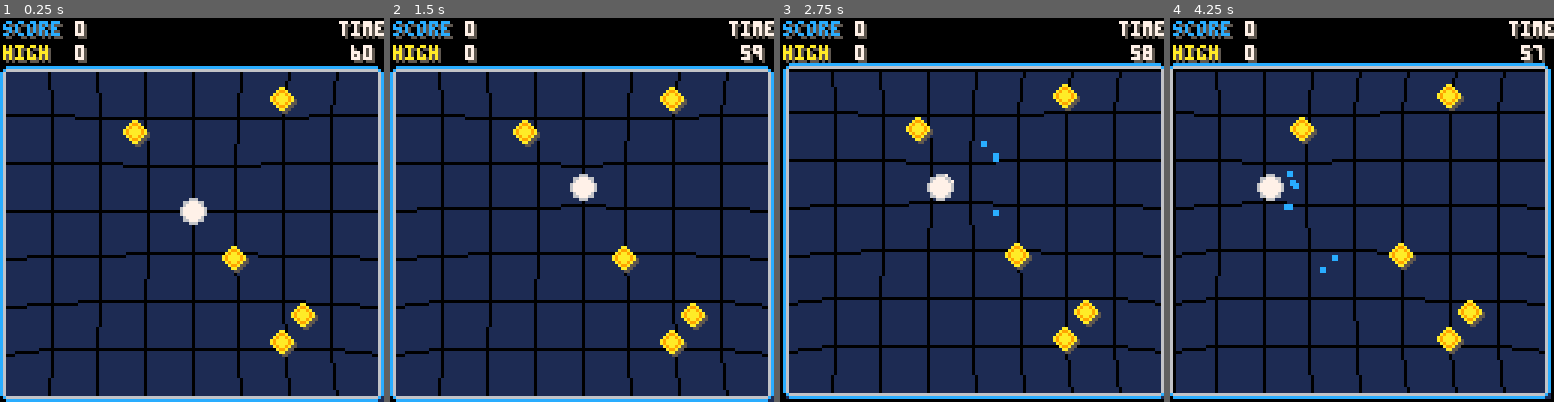
Above: before the commit, frames 1-4 (left to right).
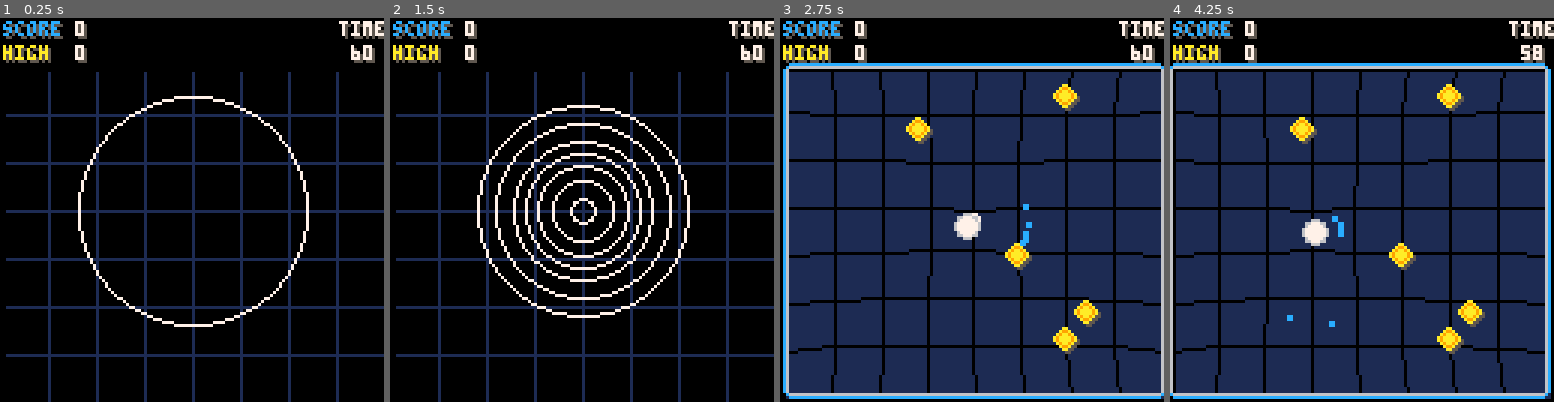
Above: after the commit, the same moments.

Repository: tesselode/netty
Game: PICO-8 cartridge launcher.p8
Two runs of this game, one before a commit and one after it. Both use one fixed random seed, a clock stepped at 60 frames per second and the inputs below.
Inputs:
- Up to frame 1 (0.25 s): no input
- Up to frame 2 (1.5 s): tap X (X key) at 0.33, 1.07 s; tap O (Z key) at 0.7 s
- Up to frame 3 (2.75 s): hold Right 1.6-2.1 s; tap O (Z key) at 1.7, 2.1, 2.5 s; tap X (X key) at 1.85 s; hold Up 2.15-2.42 s; hold Right from 2.47 s (still down)
- Up to frame 4 (4.25 s): tap O (Z key) every 0.4 s from 2.9 to 4.1 s; tap X (X key) at 2.97, 4.08 s; release Right at 3.03 s; hold Left 3.08-3.58 s; hold Down 3.63-3.97 s; hold Right from 4.02 s (still down)

The runs differ from the first frame. In frame 1, 77% of the frame differs, in the area x 0-100%, y 12-100%; in frame 2, 77%; in frame 3, 4.7%; in frame 4, 6.6%.

Commit message:
intro animation

Diff:
--- a/launcher.p8
+++ b/launcher.p8
@@ -830,7 +830,7 @@
 	end
 
  if self.statetimer <= 0 and btnp(5) then
-  gotostate(state.gameplay)
+  run()
  end
 end
 
@@ -863,9 +863,85 @@
 
 
 
+-- intro sequence
+state.intro = {}
+
+function state.intro:enter()
+ self.rings = {}
+ for i = 1, 8 do
+  self.rings[i] = {
+   startr = 16*i,
+   extrar = rnd(512),
+   targetr = i/4,
+  }
+  self.rings[i].r = self.rings[i].startr
+ end
+
+ self.timer = 2
+end
+
+function state.intro:update()
+ for i = 1, #self.rings do
+  local r = self.rings[i]
+  r.r -= r.startr/120
+  r.extrar = lerp(r.extrar, 0, .05)
+ end
+
+ self.timer -= 1/60
+ if self.timer <= 0 then
+  gotostate(state.gameplay)
+ end
+end
+
+function state.intro:draw()
+ cls()
+
+ clip(2, 18, 126, 110)
+
+ --rectfill(0, 0, 128, 128, 1)
+
+ -- draw grid
+ for x = 0, 128, 16 do
+  line(x, 16, x, 128, 1)
+ end
+ for y = 16, 128, 16 do
+  line(0, y, 128, y, 1)
+ end
+
+ -- draw rings
+ for i = 1, #self.rings do
+  local r = self.rings[i]
+  circ(64, 64, r.r + r.extrar + r.targetr, 7)
+ end
+
+ clip()
+
+ --map(0, 0, 0, 0, 16, 16)
+
+ -- draw hud
+ print('score', 2, 2, 5)
+ print('score', 1, 1, 12)
+ print(0, 26, 2, 5)
+ print(0, 25, 1, 7)
+ local s = dget(0)
+ if s ~= 0 then
+  s = s .. '00'
+ end
+ print('high', 2, 10, 5)
+ print('high', 1, 9, 10)
+ print(s, 26, 10, 5)
+ print(s, 25, 9, 7)
+ print('time', 114, 2, 5)
+ print('time', 113, 1, 7)
+ printc(60, 122, 10, 5)
+ printc(60, 121, 9, 7)
+end
+
+
+
 -- main loop --
 function _init()
-	gotostate(state.gameplay)
+	gotostate(state.intro)
 end
 
 function _update60()
Not shown, changed: todo.md
